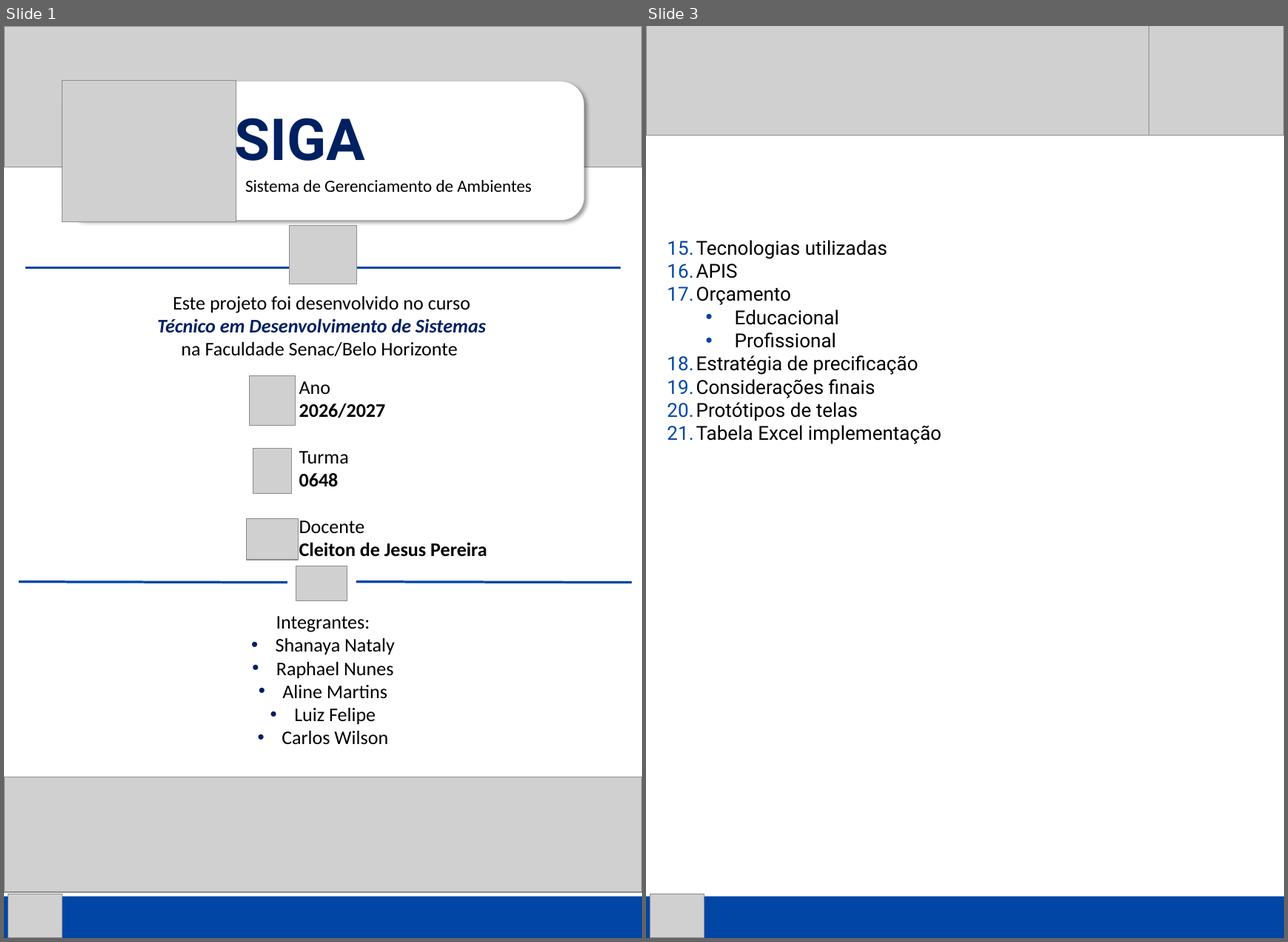
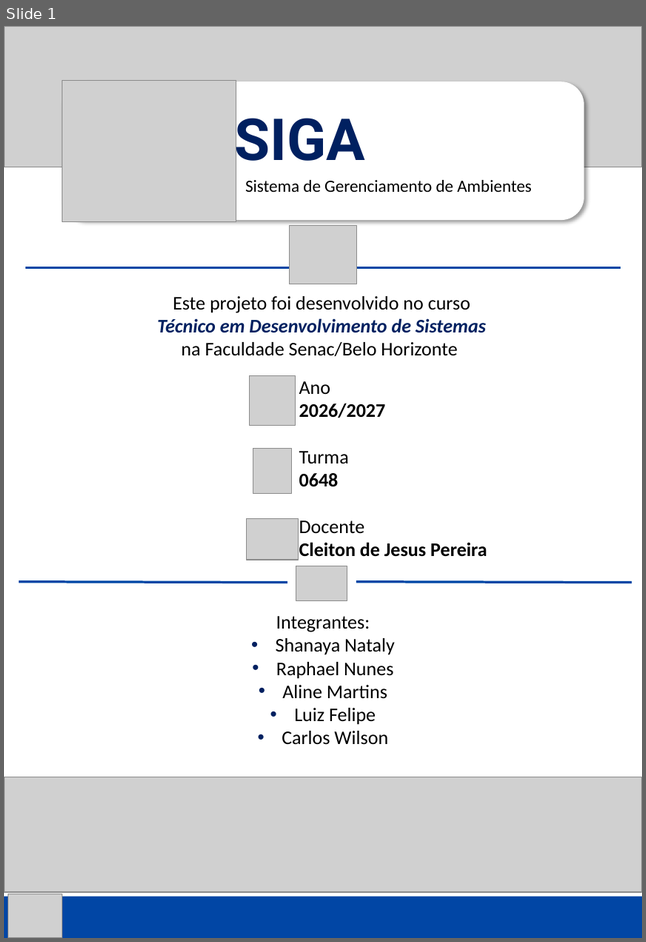
Before and after one commit to MariposaDaProgramacao/Projeto-Integrador, a slide deck: DOCUMENTACAO/Sistema de Gerenciamento de Ambientes - Documentação.pptx. Shown side by side, each under a label of ours: slides 1 and 3 before the commit, slide 1 after it; the slides between them are not shown. The pictures are 1288x942 and 646x942 pixels, drawn with LibreOffice and Linux fonts; fonts in the diff are those of the drawing; grey boxes stand for pictures. Boxes give left, top, right and bottom in pixels: in the first picture for what was removed or moved away, otherwise in the second. Text is boxed around its words. In the diff, an @@ line names an element or a change of style, - is before the commit and + after.

```diff
--- a/DOCUMENTACAO/Sistema de Gerenciamento de Ambientes - Documentação.pptx
+++ b/DOCUMENTACAO/Sistema de Gerenciamento de Ambientes - Documentação.pptx
@@ slide 3 removed at box(646, 26, 1284, 938), background #FFFFFF @@
@@ picture removed at box(646, 26, 1284, 136) @@
@@ picture removed at box(1149, 26, 1284, 136) @@
@@ text removed at box(696, 240, 941, 444) @@
-15. Tecnologias utilizadas
-16. APIS
-17. Orçamento
-  • Educacional
-  • Profissional
-18. Estratégia de precificação
-19. Considerações finais
-20. Protótipos de telas
-21. Tabela Excel implementação
@@ rectangle removed at box(646, 896, 1284, 937) @@
@@ picture removed at box(650, 893, 704, 937) @@
```
Also in this commit, not shown: 2 slides changed, 15 slides added, 2 other slides removed, 2 other files.
